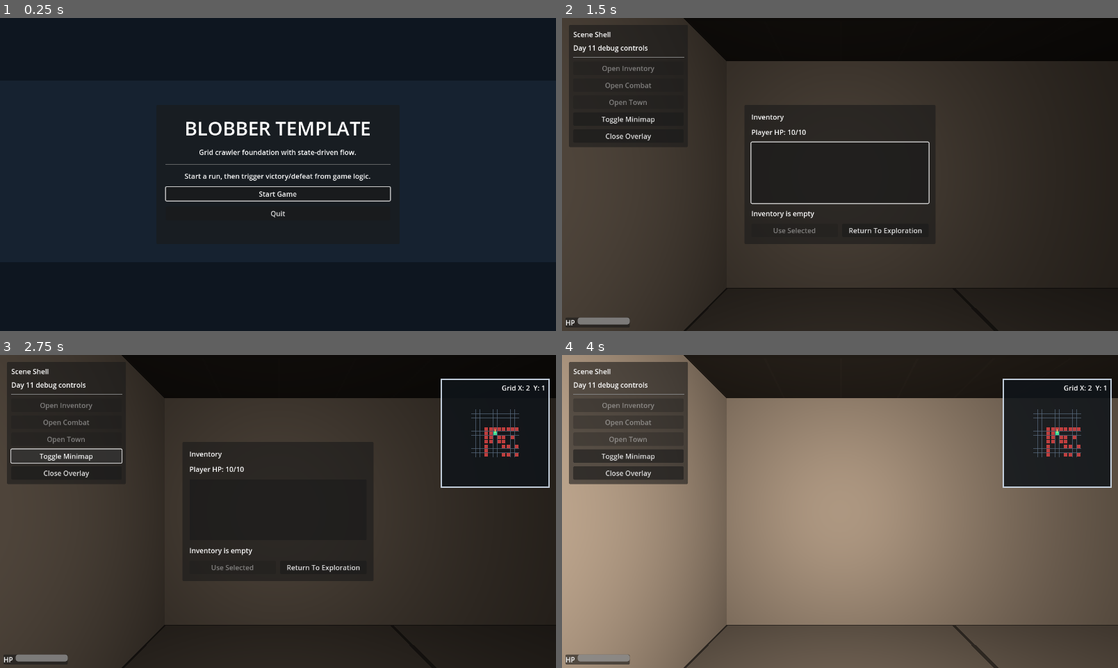
Above: before the commit, frames 1-4 (two rows, left to right).
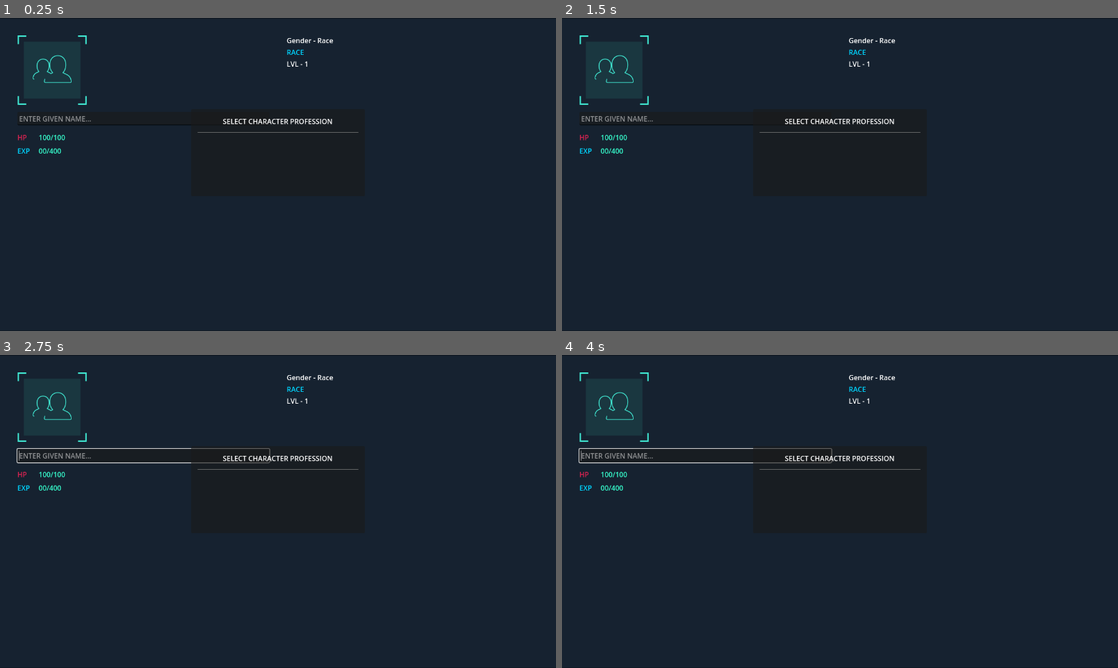
Above: after the commit, the same moments.

Repository: huement/cotu
Game: Godot game, scene res://scenes/title/title_screen.tscn
Two runs of this game, one before a commit and one after it. Both use one fixed random seed, a clock stepped at 60 frames per second and the inputs below.
Inputs (mouse positions are in pixels of both pictures, inside the frame that each line leads up to):
- Up to frame 1 (0.25 s): no input
- Up to frame 2 (1.5 s): click (840, 193) at 0.5 s, where only the run before the commit has a clickable "Start Game"; click (628, 68) at 1.25 s, where only the run before the commit has a clickable "Open Inventory"
- Up to frame 3 (2.75 s): click (66, 455) at 2 s, where only the run before the commit has a clickable "Toggle Minimap"
- Up to frame 4 (4 s): click (884, 567) at 2.75 s, where only the run before the commit has a clickable "Return To Exploration"; tap Enter (ui_accept) at 3.5, 3.77 s; move the mouse to (962, 495) at 3.52 s; hold D (move_right) from 3.53 s (still down); hold J (combat_attack) from 3.53 s (still down); click (962, 495) at 3.67 s

The runs differ from the first frame. In frame 1, 3.8% of the frame differs, in the area x 3-71%, y 5-64%; in frame 2, 60%; in frame 3, 60%; in frame 4, 93%, in the area x 0-100%, y 0-100%.

Commit message:
feat: UI Menus started

Diff:
--- a/scenes/inventory/inventory_overlay.tscn
+++ b/scenes/inventory/inventory_overlay.tscn
@@ -1,6 +1,8 @@
-[gd_scene format=3]
+[gd_scene load_steps=4 format=3 uid="uid://3bcvkxsc6b3g"]
 
-[ext_resource type="Script" path="res://scenes/inventory/inventory_overlay.gd" id="1"]
+[ext_resource type="Script" uid="uid://b2ojx7flrophx" path="res://scenes/inventory/inventory_overlay.gd" id="1"]
+[ext_resource type="Texture2D" uid="uid://17frqf3eefn7" path="res://ui/menu-bg.png" id="2_opy4j"]
+[ext_resource type="Texture2D" uid="uid://wl53i5irtv7u" path="res://ui/green-poly.png" id="3_8jiem"]
 
 [node name="InventoryOverlay" type="Control"]
 layout_mode = 3
@@ -11,15 +13,42 @@
 grow_vertical = 2
 script = ExtResource("1")
 
-[node name="InventoryDimmer" type="ColorRect" parent="."]
+[node name="BackgroundGrid" type="TextureRect" parent="."]
+layout_mode = 0
+offset_right = 1281.0
+offset_bottom = 722.0
+texture = ExtResource("2_opy4j")
+stretch_mode = 1
+
+[node name="TopAccent" type="TextureRect" parent="."]
 layout_mode = 1
-anchors_preset = 15
-anchor_right = 1.0
-anchor_bottom = 1.0
+anchors_preset = 5
+anchor_left = 0.5
+anchor_right = 0.5
+offset_left = -75.5
+offset_top = -9.0
+offset_right = 75.5
+offset_bottom = 31.0
 grow_horizontal = 2
-grow_vertical = 2
-mouse_filter = 2
-color = Color(0, 0, 0, 0.58)
+texture = ExtResource("3_8jiem")
+expand_mode = 1
+
+[node name="BottomAccent" type="TextureRect" parent="."]
+layout_mode = 1
+anchors_preset = -1
+anchor_left = 0.5
+anchor_top = 0.97200006
+anchor_right = 0.5
+anchor_bottom = 0.97200006
+offset_left = -74.0
+offset_top = -10.840027
+offset_right = 77.0
+offset_bottom = 29.159973
+grow_horizontal = 2
+grow_vertical = 0
+texture = ExtResource("3_8jiem")
+expand_mode = 1
+flip_v = true
 
 [node name="InventoryCenter" type="CenterContainer" parent="."]
 layout_mode = 1
@@ -45,24 +74,23 @@
 theme_override_constants/separation = 12
 
 [node name="InventoryTitleLabel" type="Label" parent="InventoryCenter/InventoryPanel/InventoryMargin/InventoryVBox"]
+unique_name_in_owner = true
 layout_mode = 2
-unique_name_in_owner = true
 text = "Inventory"
 
 [node name="InventoryPlayerHPLabel" type="Label" parent="InventoryCenter/InventoryPanel/InventoryMargin/InventoryVBox"]
+unique_name_in_owner = true
 layout_mode = 2
-unique_name_in_owner = true
 text = "Player HP: --"
 
 [node name="InventoryItemList" type="ItemList" parent="InventoryCenter/InventoryPanel/InventoryMargin/InventoryVBox"]
+unique_name_in_owner = true
 custom_minimum_size = Vector2(0, 140)
 layout_mode = 2
-unique_name_in_owner = true
-select_mode = 0
 
 [node name="InventoryStatusLabel" type="Label" parent="InventoryCenter/InventoryPanel/InventoryMargin/InventoryVBox"]
+unique_name_in_owner = true
 layout_mode = 2
-unique_name_in_owner = true
 text = "Inventory is empty"
 
 [node name="InventoryActionsRow" type="HBoxContainer" parent="InventoryCenter/InventoryPanel/InventoryMargin/InventoryVBox"]
--- a/scenes/title/title_screen.gd
+++ b/scenes/title/title_screen.gd
@@ -38,3 +38,7 @@
 	if gameplay_scene_path.is_empty():
 		return
 	get_tree().change_scene_to_file(gameplay_scene_path)
+
+
+func _on_create_character_pressed() -> void:
+	pass # Replace with function body.
--- a/scenes/title/title_screen.tscn
+++ b/scenes/title/title_screen.tscn
@@ -1,6 +1,7 @@
-[gd_scene format=3]
-
-[ext_resource type="Script" path="res://scenes/title/title_screen.gd" id="1"]
+[gd_scene load_steps=3 format=3 uid="uid://camp2wonylrfe"]
+
+[ext_resource type="Script" uid="uid://cpehjuqhvfw1p" path="res://scenes/title/title_screen.gd" id="1"]
+[ext_resource type="Texture2D" uid="uid://c1flv17p0ydwg" path="res://ui/portrait.png" id="2_ynr0n"]
 
 [node name="TitleScreen" type="Control"]
 layout_mode = 3
@@ -22,16 +23,19 @@
 
 [node name="BackdropBand" type="ColorRect" parent="."]
 layout_mode = 1
-anchors_preset = 12
+anchors_preset = -1
 anchor_top = 0.2
 anchor_right = 1.0
 anchor_bottom = 0.78
+offset_top = -142.0
+offset_bottom = 157.40002
 grow_horizontal = 2
 grow_vertical = 2
 mouse_filter = 2
 color = Color(0.094, 0.149, 0.204, 0.78)
 
 [node name="Center" type="CenterContainer" parent="."]
+visible = false
 layout_mode = 1
 anchors_preset = 15
 anchor_right = 1.0
@@ -56,28 +60,194 @@
 
 [node name="Title" type="Label" parent="Center/Panel/Margin/VBox"]
 layout_mode = 2
+theme_override_colors/font_color = Color(0.21568628, 1, 0.8117647, 1)
 theme_override_font_sizes/font_size = 44
-horizontal_alignment = 1
-text = "BLOBBER TEMPLATE"
+text = "Space Cat Wizards"
+horizontal_alignment = 1
 
 [node name="Subtitle" type="Label" parent="Center/Panel/Margin/VBox"]
-layout_mode = 2
+custom_minimum_size = Vector2(500, 30)
+layout_mode = 2
+theme_override_colors/font_color = Color(0, 0.83333325, 1, 1)
+text = "Create a Party To Get Started or Load Saved Game"
 horizontal_alignment = 1
 autowrap_mode = 3
-text = "Grid crawler foundation with state-driven flow."
 
 [node name="Divider" type="HSeparator" parent="Center/Panel/Margin/VBox"]
 layout_mode = 2
 
 [node name="Hint" type="Label" parent="Center/Panel/Margin/VBox"]
 layout_mode = 2
-horizontal_alignment = 1
-text = "Start a run, then trigger victory/defeat from game logic."
+theme_override_colors/font_color = Color(0.99215686, 0.9882353, 0, 1)
+text = "You must add at least 1 member to begin.
+Also try not to die."
+horizontal_alignment = 1
 
 [node name="StartButton" type="Button" parent="Center/Panel/Margin/VBox"]
 layout_mode = 2
 text = "Start Game"
 
+[node name="CreateCharacter" type="Button" parent="Center/Panel/Margin/VBox"]
+layout_mode = 2
+text = "New Cat Builder"
+
+[node name="AddCharacter" type="Button" parent="Center/Panel/Margin/VBox"]
+layout_mode = 2
+text = "Party Builder"
+
+[node name="LoadSave" type="Button" parent="Center/Panel/Margin/VBox"]
+layout_mode = 2
+text = "Load Saved Game"
+
 [node name="QuitButton" type="Button" parent="Center/Panel/Margin/VBox"]
 layout_mode = 2
+theme_override_colors/font_color = Color(0.8745098, 0.13333334, 0.32156864, 1)
 text = "Quit"
+
+[node name="CatBuilder" type="Control" parent="."]
+layout_mode = 1
+anchors_preset = 15
+anchor_right = 1.0
+anchor_bottom = 1.0
+grow_horizontal = 2
+grow_vertical = 2
+
+[node name="MarginContainer" type="MarginContainer" parent="CatBuilder"]
+layout_mode = 1
+anchors_preset = 15
+anchor_right = 1.0
+anchor_bottom = 1.0
+grow_horizontal = 2
+grow_vertical = 2
+theme_override_constants/margin_left = 40
+theme_override_constants/margin_top = 40
+theme_override_constants/margin_right = 40
+theme_override_constants/margin_bottom = 40
+
+[node name="HBoxContainer" type="HBoxContainer" parent="CatBuilder/MarginContainer"]
+layout_mode = 2
+theme_override_constants/separation = 40
+
+[node name="LeftColumn_Identity" type="VBoxContainer" parent="CatBuilder/MarginContainer/HBoxContainer"]
+layout_mode = 2
+size_flags_horizontal = 3
+theme_override_constants/separation = 16
+
+[node name="PortraitFrame" type="TextureRect" parent="CatBuilder/MarginContainer/HBoxContainer/LeftColumn_Identity"]
+custom_minimum_size = Vector2(160, 160)
+layout_mode = 2
+size_flags_horizontal = 0
+texture = ExtResource("2_ynr0n")
+expand_mode = 1
+stretch_mode = 5
+
+[node name="GivenNameEdit" type="LineEdit" parent="CatBuilder/MarginContainer/HBoxContainer/LeftColumn_Identity"]
+unique_name_in_owner = true
+layout_mode = 2
+theme_override_colors/font_color = Color(0.21568628, 1, 0.8117647, 1)
+placeholder_text = "ENTER GIVEN NAME..."
+
+[node name="VitalsGrid" type="GridContainer" parent="CatBuilder/MarginContainer/HBoxContainer/LeftColumn_Identity"]
+layout_mode = 2
+theme_override_constants/h_separation = 20
+theme_override_constants/v_separation = 8
+columns = 2
+
+[node name="HPLabel" type="Label" parent="CatBuilder/MarginContainer/HBoxContainer/LeftColumn_Identity/VitalsGrid"]
+layout_mode = 2
+theme_override_colors/font_color = Color(0.8745098, 0.13333334, 0.32156864, 1)
+text = "HP"
+
+[node name="HPValue" type="Label" parent="CatBuilder/MarginContainer/HBoxContainer/LeftColumn_Identity/VitalsGrid"]
+unique_name_in_owner = true
+layout_mode = 2
+theme_override_colors/font_color = Color(0.21568628, 1, 0.8117647, 1)
+text = "100/100"
+
+[node name="EXPLabel" type="Label" parent="CatBuilder/MarginContainer/HBoxContainer/LeftColumn_Identity/VitalsGrid"]
+layout_mode = 2
+theme_override_colors/font_color = Color(0, 0.83333325, 1, 1)
+text = "EXP"
+
+[node name="EXPValue" type="Label" parent="CatBuilder/MarginContainer/HBoxContainer/LeftColumn_Identity/VitalsGrid"]
+unique_name_in_owner = true
+layout_mode = 2
+theme_override_colors/font_color = Color(0.21568628, 1, 0.8117647, 1)
+text = "00/400"
+
+[node name="RightColumn_Stats" type="VBoxContainer" parent="CatBuilder/MarginContainer/HBoxContainer"]
+layout_mode = 2
+size_flags_horizontal = 3
+
+[node name="MetaVBox" type="VBoxContainer" parent="CatBuilder/MarginContainer/HBoxContainer/RightColumn_Stats"]
+layout_mode = 2
+
+[node name="GenderRaceLabel" type="Label" parent="CatBuilder/MarginContainer/HBoxContainer/RightColumn_Stats/MetaVBox"]
+unique_name_in_owner = true
+layout_mode = 2
+text = "Gender - Race"
+
+[node name="ClassLabel" type="Label" parent="CatBuilder/MarginContainer/HBoxContainer/RightColumn_Stats/MetaVBox"]
+unique_name_in_owner = true
+layout_mode = 2
+theme_override_colors/font_color = Color(0, 0.83333325, 1, 1)
+text = "RACE"
+
+[node name="LevelLabel" type="Label" parent="CatBuilder/MarginContainer/HBoxContainer/RightColumn_Stats/MetaVBox"]
+unique_name_in_owner = true
+layout_mode = 2
+text = "LVL - 1"
+
+[node name="Spacer" type="Control" parent="CatBuilder/MarginContainer/HBoxContainer/RightColumn_Stats"]
+layout_mode = 2
+size_flags_vertical = 3
+
+[node name="StatsContainer" type="VBoxContainer" parent="CatBuilder/MarginContainer/HBoxContainer/RightColumn_Stats"]
+unique_name_in_owner = true
+layout_mode = 2
+theme_override_constants/separation = 6
+
+[node name="SelectionPopup" type="PanelContainer" parent="CatBuilder"]
+unique_name_in_owner = true
+custom_minimum_size = Vector2(400, 200)
+layout_mode = 1
+anchors_preset = 8
+anchor_left = 0.5
+anchor_top = 0.5
+anchor_right = 0.5
+anchor_bottom = 0.5
+offset_left = -200.0
+offset_top = -100.0
+offset_right = 200.0
+grow_horizontal = 2
+grow_vertical = 2
+
+[node name="Margin" type="MarginContainer" parent="CatBuilder/SelectionPopup"]
+layout_mode = 2
+theme_override_constants/margin_left = 16
+theme_override_constants/margin_top = 16
+theme_override_constants/margin_right = 16
+theme_override_constants/margin_bottom = 16
+
+[node name="VBox" type="VBoxContainer" parent="CatBuilder/SelectionPopup/Margin"]
+layout_mode = 2
+theme_override_constants/separation = 12
+
+[node name="PopupTitle" type="Label" parent="CatBuilder/SelectionPopup/Margin/VBox"]
+unique_name_in_owner = true
+layout_mode = 2
+text = "SELECT CHARACTER PROFESSION"
+horizontal_alignment = 1
+
+[node name="HSeparator" type="HSeparator" parent="CatBuilder/SelectionPopup/Margin/VBox"]
+layout_mode = 2
+
+[node name="ChoicesGrid" type="GridContainer" parent="CatBuilder/SelectionPopup/Margin/VBox"]
+unique_name_in_owner = true
+layout_mode = 2
+size_flags_vertical = 3
+theme_override_constants/h_separation = 12
+theme_override_constants/v_separation = 12
+columns = 2
+
+[connection signal="pressed" from="Center/Panel/Margin/VBox/CreateCharacter" to="." method="_on_create_character_pressed"]
Not shown, added: core/SignalBus.gd.uid
Not shown, added: resources/CatBreed.gd.uid
Not shown, added: resources/CatCharacter.gd.uid
Not shown, added: resources/CatStats.gd.uid
Not shown, added: resources/Party.gd.uid
Not shown: 1 places in scenes/inventory/inventory_overlay.tscn that only renumber resources
Binary file added: ui/blue-poly.png
Not shown, added: ui/blue-poly.png.import
Binary file added: ui/green-poly.png
Not shown, added: ui/green-poly.png.import
Binary file added: ui/menu-bg.png
Not shown, added: ui/menu-bg.png.import
(and 6 more such lines)
